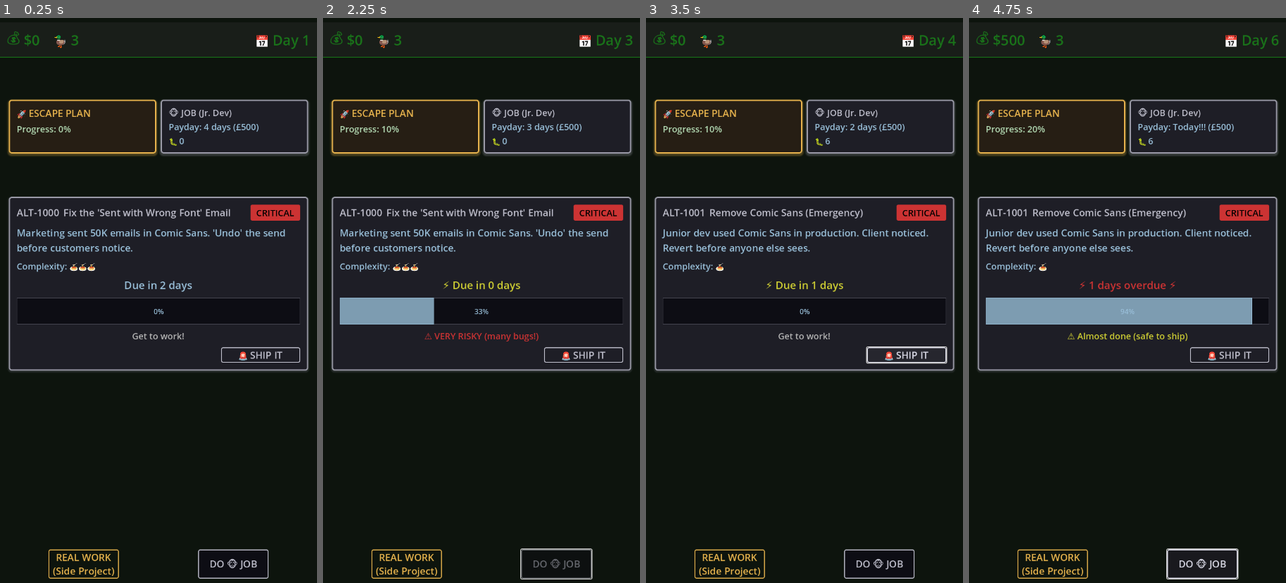
Above: before the commit, frames 1-4 (left to right).
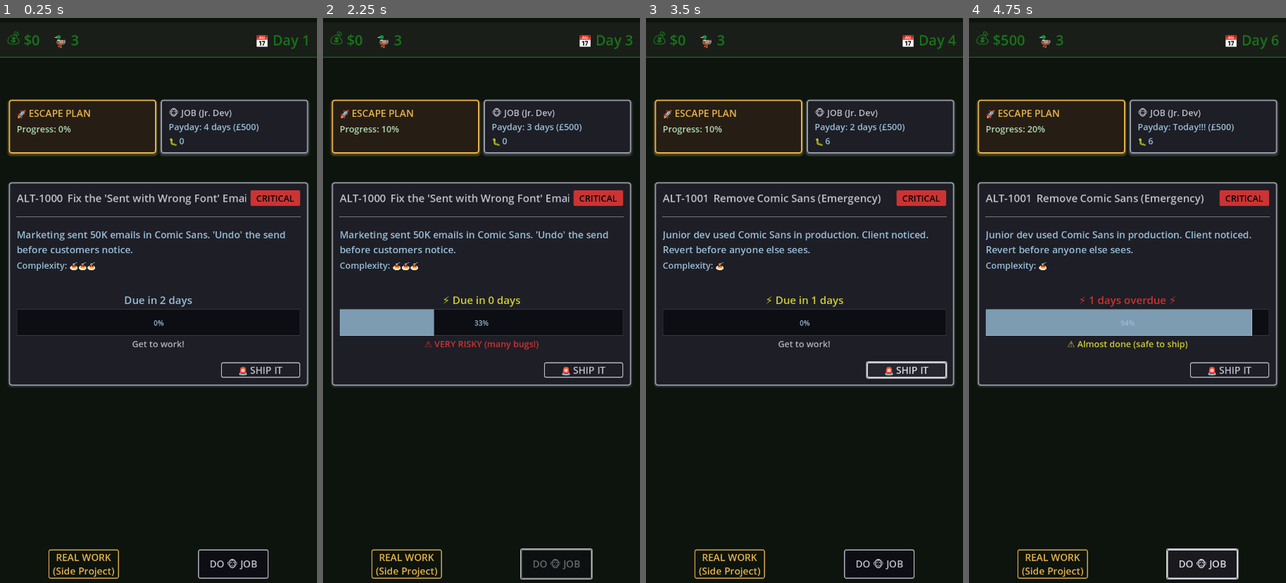
Above: after the commit, the same moments.

Repository: lmchoi/alt-f-this
Game: Godot game, scene res://scenes/game_ui.tscn
Same seed, same stepped clock (60 frames per second), same inputs: the game is played once before the commit and once after it.
Inputs:
- Up to frame 1 (0.25 s): no input
- Up to frame 2 (2.25 s): click "🚨 SHIP IT" at 0.5 s; click "REAL WORK (Side Project)" at 1.25 s; click "DO 🐵 JOB" at 2 s
- Up to frame 3 (3.5 s): click "🚨 SHIP IT" at 2.75 s
- Up to frame 4 (4.75 s): click "REAL WORK (Side Project)" at 3.5 s; click "DO 🐵 JOB" at 4.25 s

The runs differ from the first frame. In frame 1, 8.8% of the frame differs, in the area x 2-98%, y 29-66%; in frame 2, 10%; in frame 3, 8.9%; in frame 4, 12%.

Commit message:
Improve spacing in task panel

Diff:
--- a/scenes/game_ui.tscn
+++ b/scenes/game_ui.tscn
@@ -73,20 +73,20 @@
 corner_radius_bottom_right = 4
 corner_radius_bottom_left = 4
 
+[sub_resource type="StyleBoxFlat" id="StyleBoxFlat_work_pressed"]
+bg_color = Color(0.75, 0.75, 0.8, 0.2)
+border_width_left = 2
+border_width_top = 2
+border_width_right = 2
+border_width_bottom = 2
+border_color = Color(0.85, 0.85, 0.9, 1)
+corner_radius_top_left = 4
+corner_radius_top_right = 4
+corner_radius_bottom_right = 4
+corner_radius_bottom_left = 4
+
 [sub_resource type="StyleBoxFlat" id="StyleBoxFlat_work_hover"]
 bg_color = Color(0.1, 0.1, 0.12, 1)
-border_width_left = 2
-border_width_top = 2
-border_width_right = 2
-border_width_bottom = 2
-border_color = Color(0.85, 0.85, 0.9, 1)
-corner_radius_top_left = 4
-corner_radius_top_right = 4
-corner_radius_bottom_right = 4
-corner_radius_bottom_left = 4
-
-[sub_resource type="StyleBoxFlat" id="StyleBoxFlat_work_pressed"]
-bg_color = Color(0.75, 0.75, 0.8, 0.2)
 border_width_left = 2
 border_width_top = 2
 border_width_right = 2
@@ -216,12 +216,12 @@
 custom_minimum_size = Vector2(160, 0)
 layout_mode = 2
 theme_override_colors/font_color = Color(0.75, 0.75, 0.8, 1)
+theme_override_colors/font_pressed_color = Color(0.9, 0.9, 0.95, 1)
+theme_override_colors/font_hover_color = Color(0.85, 0.85, 0.9, 1)
 theme_override_colors/font_disabled_color = Color(0.75, 0.75, 0.8, 0.5)
-theme_override_colors/font_hover_color = Color(0.85, 0.85, 0.9, 1)
-theme_override_colors/font_pressed_color = Color(0.9, 0.9, 0.95, 1)
 theme_override_styles/normal = SubResource("StyleBoxFlat_work_normal")
+theme_override_styles/pressed = SubResource("StyleBoxFlat_work_pressed")
 theme_override_styles/hover = SubResource("StyleBoxFlat_work_hover")
-theme_override_styles/pressed = SubResource("StyleBoxFlat_work_pressed")
 theme_override_styles/disabled = SubResource("StyleBoxFlat_work_disabled")
 text = "DO 🐵 JOB"
 script = ExtResource("2_rns2u")
--- a/scenes/task_panel.tscn
+++ b/scenes/task_panel.tscn
@@ -17,6 +17,8 @@
 shadow_color = Color(0.4, 0.4, 0.45, 0.3)
 shadow_size = 4
 shadow_offset = Vector2(0, 2)
+
+[sub_resource type="StyleBoxEmpty" id="StyleBoxEmpty_pbk26"]
 
 [sub_resource type="StyleBoxFlat" id="StyleBoxFlat_progress_bg"]
 bg_color = Color(0.05, 0.05, 0.08, 1)
@@ -46,6 +48,18 @@
 corner_radius_bottom_right = 4
 corner_radius_bottom_left = 4
 
+[sub_resource type="StyleBoxFlat" id="StyleBoxFlat_ship_it_pressed"]
+bg_color = Color(0.75, 0.75, 0.8, 0.3)
+border_width_left = 2
+border_width_top = 2
+border_width_right = 2
+border_width_bottom = 2
+border_color = Color(0.85, 0.85, 0.9, 1)
+corner_radius_top_left = 4
+corner_radius_top_right = 4
+corner_radius_bottom_right = 4
+corner_radius_bottom_left = 4
+
 [sub_resource type="StyleBoxFlat" id="StyleBoxFlat_ship_it_hover"]
 bg_color = Color(0.15, 0.15, 0.18, 1)
 border_width_left = 2
@@ -58,19 +72,8 @@
 corner_radius_bottom_right = 4
 corner_radius_bottom_left = 4
 
-[sub_resource type="StyleBoxFlat" id="StyleBoxFlat_ship_it_pressed"]
-bg_color = Color(0.75, 0.75, 0.8, 0.3)
-border_width_left = 2
-border_width_top = 2
-border_width_right = 2
-border_width_bottom = 2
-border_color = Color(0.85, 0.85, 0.9, 1)
-corner_radius_top_left = 4
-corner_radius_top_right = 4
-corner_radius_bottom_right = 4
-corner_radius_bottom_left = 4
-
 [node name="TaskPanel" type="PanelContainer"]
+custom_minimum_size = Vector2(400, 0)
 theme = ExtResource("2_main_theme")
 theme_override_styles/panel = SubResource("StyleBoxFlat_task_panel")
 script = ExtResource("1_task_panel")
@@ -84,7 +87,6 @@
 
 [node name="MainContainer" type="VBoxContainer" parent="MarginContainer"]
 layout_mode = 2
-theme_override_constants/separation = 12
 
 [node name="HeaderRow" type="HBoxContainer" parent="MarginContainer/MainContainer"]
 layout_mode = 2
@@ -93,44 +95,64 @@
 [node name="TaskIdLabel" type="Label" parent="MarginContainer/MainContainer/HeaderRow"]
 unique_name_in_owner = true
 layout_mode = 2
-theme_override_font_sizes/font_size = 22
+theme_override_font_sizes/font_size = 24
 text = "ALT-1000"
 
 [node name="TaskLabel" type="Label" parent="MarginContainer/MainContainer/HeaderRow"]
 unique_name_in_owner = true
 layout_mode = 2
 size_flags_horizontal = 3
-theme_override_font_sizes/font_size = 22
+theme_override_font_sizes/font_size = 24
 text = "Fix CEO's PowerPoint"
-autowrap_mode = 3
+clip_text = true
 
 [node name="HeaderBadgeContainer" type="HBoxContainer" parent="MarginContainer/MainContainer/HeaderRow"]
 unique_name_in_owner = true
 layout_mode = 2
 theme_override_constants/separation = 6
 
-[node name="DescriptionLabel" type="Label" parent="MarginContainer/MainContainer"]
+[node name="Separator" type="HSeparator" parent="MarginContainer/MainContainer"]
+layout_mode = 2
+theme_override_constants/separation = 40
+
+[node name="DescriptonBoxContainer" type="VBoxContainer" parent="MarginContainer/MainContainer"]
+custom_minimum_size = Vector2(0, 100)
+layout_mode = 2
+
+[node name="DescriptionLabel" type="Label" parent="MarginContainer/MainContainer/DescriptonBoxContainer"]
 unique_name_in_owner = true
+custom_minimum_size = Vector2(300, 0)
 layout_mode = 2
 size_flags_horizontal = 3
+size_flags_vertical = 3
 theme_override_font_sizes/font_size = 22
 text = "Description goes here"
+vertical_alignment = 1
 autowrap_mode = 3
+clip_text = true
 
-[node name="ComplexityLabel" type="Label" parent="MarginContainer/MainContainer"]
+[node name="ComplexityLabel" type="Label" parent="MarginContainer/MainContainer/DescriptonBoxContainer"]
 unique_name_in_owner = true
 layout_mode = 2
 theme_override_font_sizes/font_size = 20
 text = "Complexity: 🍝"
 
-[node name="DeadlineLabel" type="Label" parent="MarginContainer/MainContainer"]
+[node name="Separator2" type="HSeparator" parent="MarginContainer/MainContainer"]
+layout_mode = 2
+theme_override_constants/separation = 40
+theme_override_styles/separator = SubResource("StyleBoxEmpty_pbk26")
+
+[node name="ProgressVBoxContainer" type="VBoxContainer" parent="MarginContainer/MainContainer"]
+layout_mode = 2
+
+[node name="DeadlineLabel" type="Label" parent="MarginContainer/MainContainer/ProgressVBoxContainer"]
 unique_name_in_owner = true
 layout_mode = 2
 theme_override_font_sizes/font_size = 24
 text = "Due in 5 days"
 horizontal_alignment = 1
 
-[node name="ProgressBar" type="ProgressBar" parent="MarginContainer/MainContainer"]
+[node name="ProgressBar" type="ProgressBar" parent="MarginContainer/MainContainer/ProgressVBoxContainer"]
 unique_name_in_owner = true
 custom_minimum_size = Vector2(0, 60)
 layout_mode = 2
@@ -138,7 +160,7 @@
 theme_override_styles/background = SubResource("StyleBoxFlat_progress_bg")
 theme_override_styles/fill = SubResource("StyleBoxFlat_progress_fill")
 
-[node name="ShipItIndicator" type="Label" parent="MarginContainer/MainContainer"]
+[node name="ShipItIndicator" type="Label" parent="MarginContainer/MainContainer/ProgressVBoxContainer"]
 unique_name_in_owner = true
 visible = false
 layout_mode = 2
@@ -146,16 +168,21 @@
 text = "⚠ SHIP IT available (risky!)"
 horizontal_alignment = 1
 
+[node name="Separator3" type="HSeparator" parent="MarginContainer/MainContainer"]
+layout_mode = 2
+theme_override_constants/separation = 20
+theme_override_styles/separator = SubResource("StyleBoxEmpty_pbk26")
+
 [node name="ShipItButton" type="Button" parent="MarginContainer/MainContainer"]
 unique_name_in_owner = true
 custom_minimum_size = Vector2(180, 0)
 layout_mode = 2
 size_flags_horizontal = 8
 theme_override_colors/font_color = Color(0.75, 0.75, 0.8, 1)
+theme_override_colors/font_pressed_color = Color(0.95, 0.95, 1, 1)
 theme_override_colors/font_hover_color = Color(0.85, 0.85, 0.9, 1)
-theme_override_colors/font_pressed_color = Color(0.95, 0.95, 1, 1)
 theme_override_font_sizes/font_size = 22
 theme_override_styles/normal = SubResource("StyleBoxFlat_ship_it_normal")
+theme_override_styles/pressed = SubResource("StyleBoxFlat_ship_it_pressed")
 theme_override_styles/hover = SubResource("StyleBoxFlat_ship_it_hover")
-theme_override_styles/pressed = SubResource("StyleBoxFlat_ship_it_pressed")
 text = "🚨 SHIP IT"
Not shown: 1 places in scenes/game_ui.tscn that only renumber resources
Not shown: 1 places in scenes/task_panel.tscn that only renumber resources
